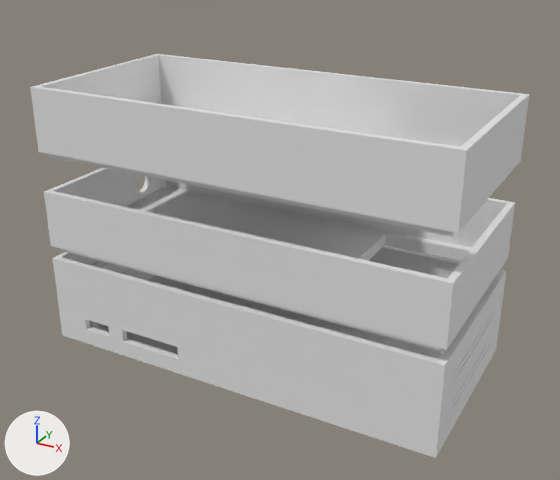
One commit to the Blender file 3d/case-staging.blend: the scene before it, then after it.
Camera for both pictures: a 50 mm camera at (111.8, -196.7, 123.2) aimed at (5.1, -2.7, 26.3). Every picture has the same lights, and +X, +Y and +Z are marked at lower left.

Objects in the first picture: 'case-base3', 'case-middle-bottom3', 'case-middle-top3'.
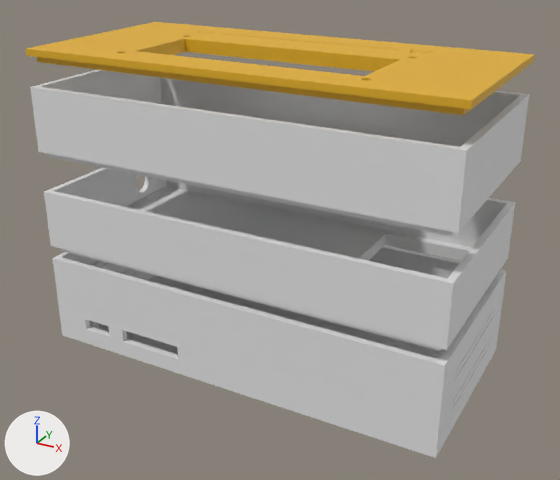
Pixel boxes [x1, y1, x2, y2] of what changed, in the pictures (560 x 480 px):
'Lid', shown: after [25, 22, 535, 115]

What the commit changed:
Object 'Lid' (ob_lid) is now shown.
